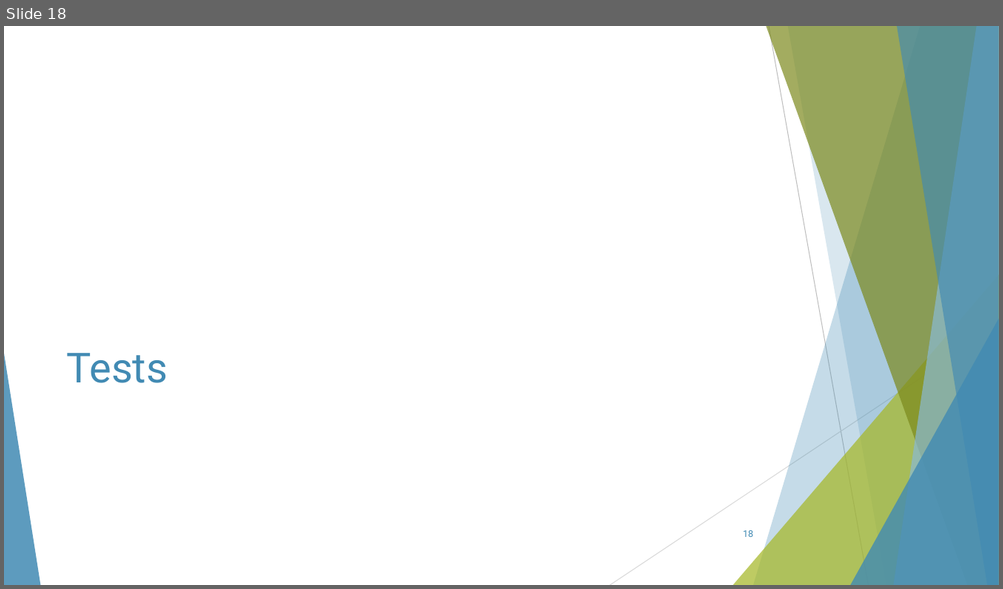
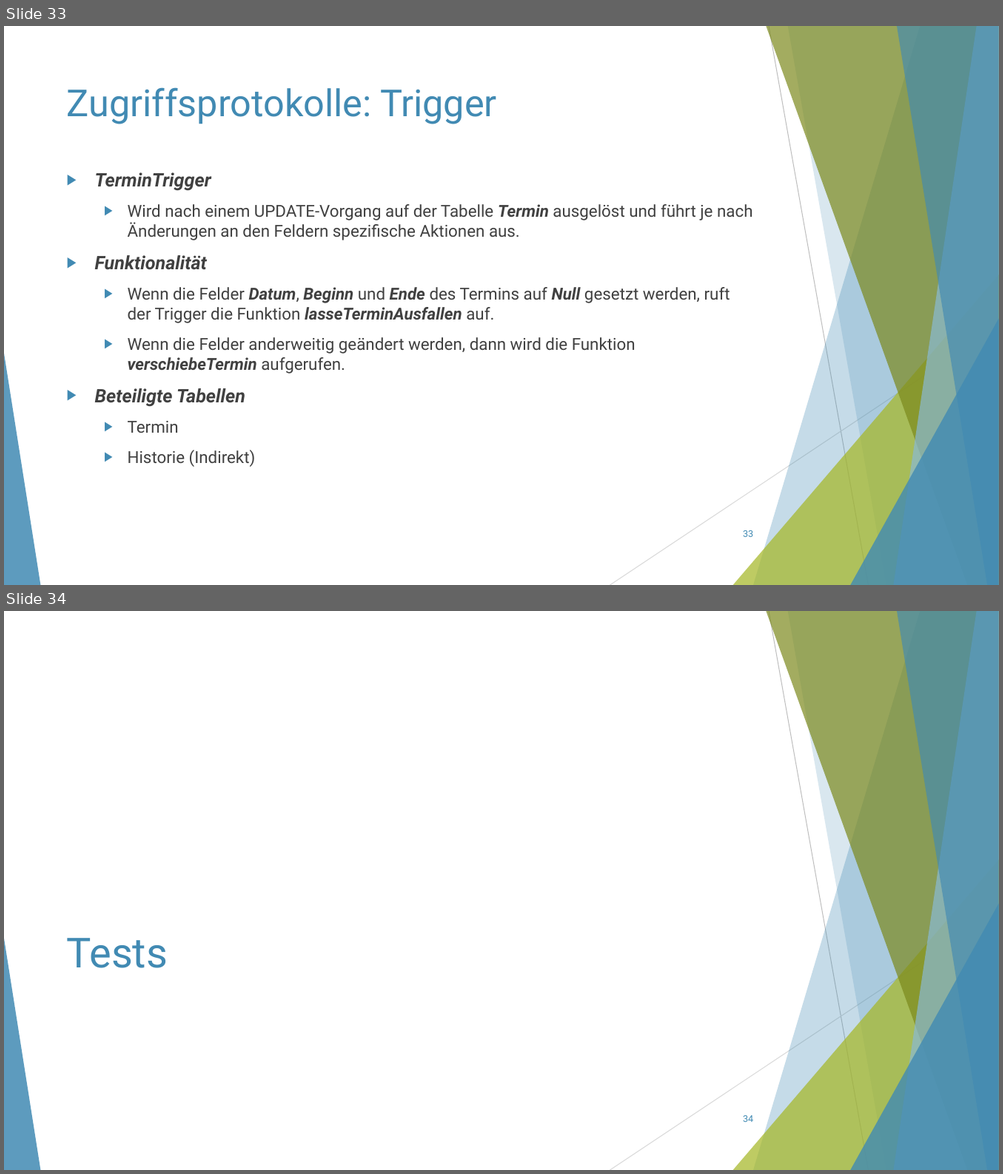
Before and after one commit to ThorbenKonopka/db_WS23_24, a slide deck: Präsentation/Präsentation.pptx. Shown one above the other, each under a label of ours: slide 18 before the commit, slides 33 and 34 after it. The pictures are 1003x589 and 1003x1174 pixels, drawn with LibreOffice and Linux fonts; fonts in the diff are those of the drawing. Boxes give left, top, right and bottom in pixels: in the first picture for what was removed or moved away, otherwise in the second. Text is boxed around its words. In the diff, an @@ line names an element or a change of style, - is before the commit and + after.

```diff
--- a/Präsentation/Präsentation.pptx
+++ b/Präsentation/Präsentation.pptx
@@ slide 33 added at bbox=[4, 26, 999, 585], background #FFFFFF; not listed: 10 template elements that a slide beside it also shows @@
@@ title added at bbox=[67, 87, 497, 124], 36 pt, text #418AB3 @@
+Zugriffsprotokolle: Trigger
@@ text added at bbox=[95, 173, 752, 467], 16 pt, text #404040 @@
+▶ TerminTrigger
+  ▶ Wird nach einem UPDATE-Vorgang auf der Tabelle Termin ausgelöst und führt je nach Änderungen an den Feldern spezifische Aktionen aus.
+▶ Funktionalität
+  ▶ Wenn die Felder Datum, Beginn und Ende des Termins auf Null gesetzt werden, ruft der Trigger die Funktion lasseTerminAusfallen auf.
+  ▶ Wenn die Felder anderweitig geändert werden, dann wird die Funktion verschiebeTermin aufgerufen.
+▶ Beteiligte Tabellen
+  ▶ Termin
+  ▶ Historie (Indirekt)
@@ page number added at bbox=[743, 531, 753, 537], 9 pt, text #418AB3 @@
+33
@@ what was slide 18 is now slide 34 @@
@@ page number at bbox=[743, 1116, 753, 1122]: text changed @@
-18
+34
```
Also in this commit, not shown: 7 slides changed, 20 other slides added, 5 slides removed.
